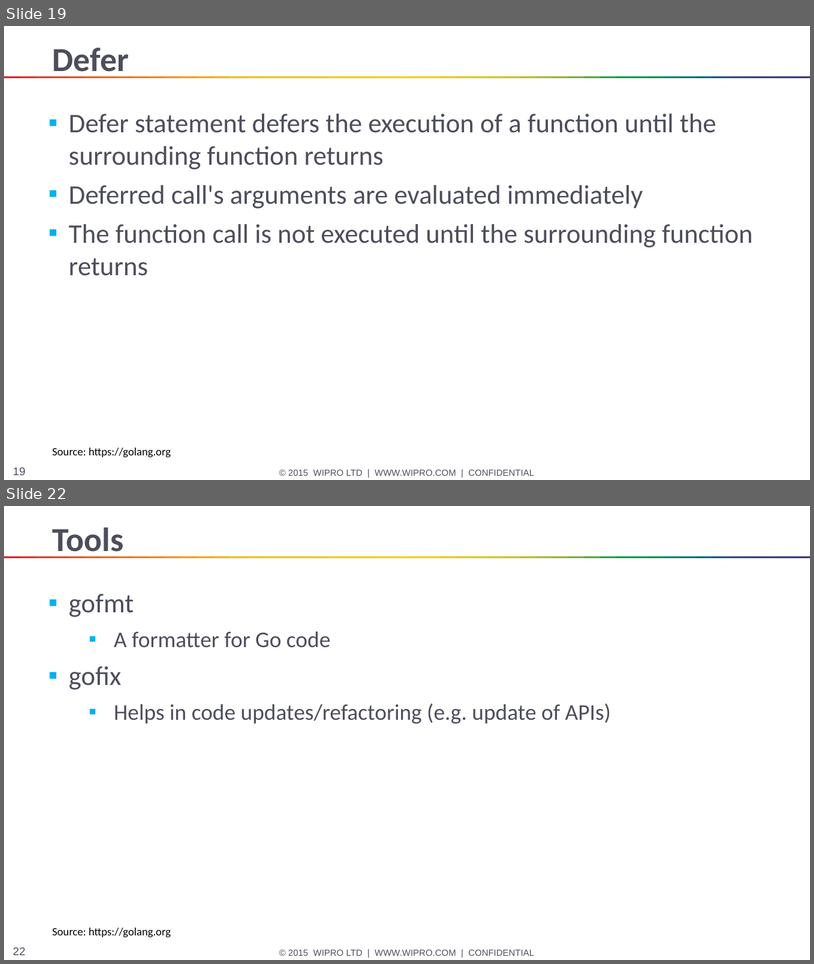
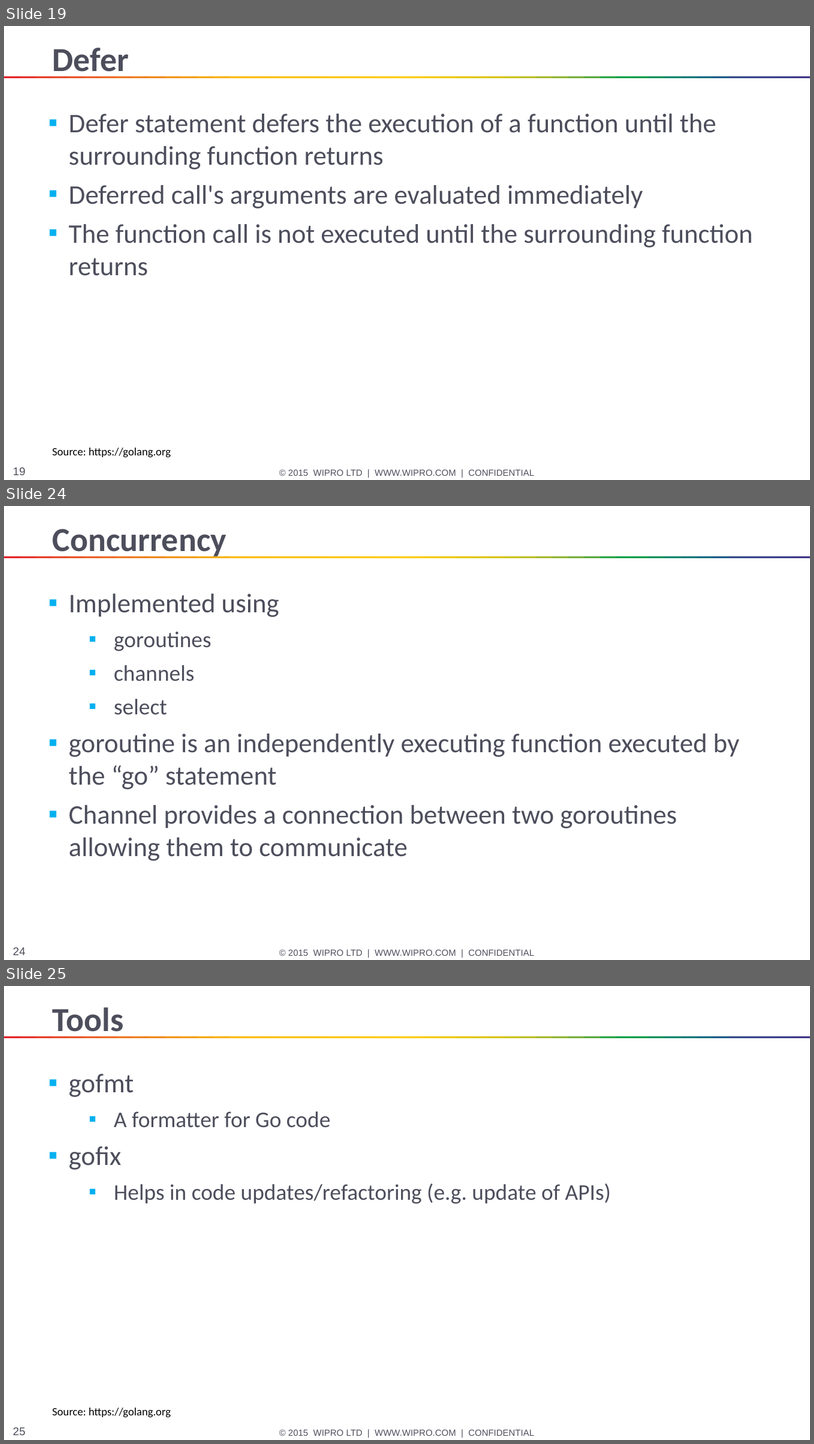
Before and after one commit to HANAND1979/go, a slide deck: go/Go.pptx. Shown one above the other, each under a label of ours: slides 19 and 22 before the commit, slides 19, 24 and 25 after it; the slides between them are not shown. The pictures are 814x964 and 814x1444 pixels, drawn with LibreOffice and Linux fonts; fonts in the diff are those of the drawing. Boxes give left, top, right and bottom in pixels: in the first picture for what was removed or moved away, otherwise in the second. Text is boxed around its words. In the diff, an @@ line names an element or a change of style, - is before the commit and + after.

Commit message:
Updated content
on arrays, slices, ranges, maps, error handling, concurrency

```diff
--- a/go/Go.pptx
+++ b/go/Go.pptx
@@ slide 24 added at [4,506,810,960], background #FFFFFF; not listed: 53 template elements that a slide beside it also shows @@
@@ title added at [53,529,227,558], 30 pt, text #4D4E5C, bold @@
+Concurrency
@@ text added at [69,594,740,861], 24 pt, text #4D4E5C @@
+▪ Implemented using
+  ▪ goroutines
+  ▪ channels
+  ▪ select
+▪ goroutine is an independently executing function executed by the “go” statement
+▪ Channel provides a connection between two goroutines allowing them to communicate
@@ what was slide 22 is now slide 25 @@
@@ page number at [13,1427,26,1435]: text changed @@
-22
+25
```
Also in this commit, not shown: 2 slides changed, 2 other slides added.
